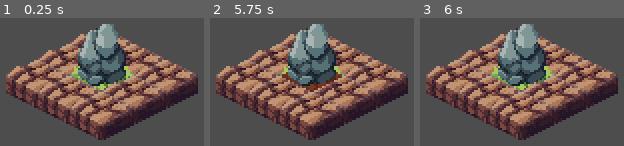
Above: before the commit, frames 1-3 (left to right).
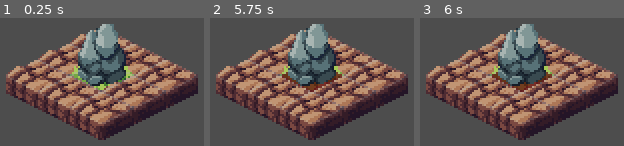
Above: after the commit, the same moments.

Repository: Petiazediter/TurnBasedGame
Game: Godot game, scene res://playground.tscn
The game is run twice, just before and just after one commit, with the same random seed, the same clock (stepped at 60 frames per second) and the same inputs.
Inputs (mouse positions are in pixels of both pictures, inside the frame that each line leads up to):
- Up to frame 1 (0.25 s): no input
- Up to frame 2 (5.75 s): tap Enter at 0.5, 2, 3.5 s; move the mouse to (outside the picture) at 0.52 s; tap Space at 1.25, 2.75, 4.25 s; move the mouse to (outside the picture) at 1.27 s; move the mouse to (outside the picture) at 2.02 s; move the mouse to (outside the picture) at 2.77 s; move the mouse to (outside the picture) at 3.52 s; move the mouse to (outside the picture) at 4.27 s; move the mouse to (312, 79) at 5.02 s
- Up to frame 3 (6 s): move the mouse to (outside the picture) at 5.77 s

Frames 1-2 are identical in both runs. In frame 3, 0.9% of the frame differs, in the area x 35-65%, y 42-58%.

Commit message:
refactor (grid-controller): move input logic

Diff:
--- a/grid-controller/gird_highlighter.gd
+++ b/grid-controller/gird_highlighter.gd
@@ -3,12 +3,13 @@
 
 @onready var grid_map: GridWorldMap = get_parent() as GridWorldMap;
 
-var hovered_cell: MapCell = null;
-
 signal update_cell_drawing;
 
 var SELECTION_COLOR: Color = Color(0.345, 0.196, 0.659, .3);
 var ERROR_COLOR: Color = Color(0.369, 0.035, 0.035, .73);
+
+var highlighted_cells: Array[MapCell] = [];
+var error_highlighted_cells: Array[MapCell] = [];
 
 func _ready() -> void:
 	update_cell_drawing.connect(_on_update_cell_drawing);
@@ -16,30 +17,25 @@
 func _on_update_cell_drawing() -> void:
 	queue_redraw();
 
-func _input(event: InputEvent) -> void:
-	# Check if the player is moving the mouse:
-	var hovered_cell_curr = hovered_cell;
-	if event is InputEventMouseMotion:
-		var mouse_pos = event.position;
-		var cell_coords = grid_map.base_map.local_to_map(mouse_pos);
-		if cell_coords != null:
-			var cell_id = MapCell.generate_unique_id_from_vector2i(cell_coords);
-			var cell = grid_map.get_map_cell_by_id(cell_id);
-			if cell != null:
-				hovered_cell = cell;
+func select_cells(
+	cells: Array[MapCell],
+	error_non_walkable: bool = true,
+	) -> void:
+		self.highlighted_cells.clear();
+		self.error_highlighted_cells.clear();
+		for cell in cells:
+			if cell.is_walkable or !error_non_walkable:
+				self.highlighted_cells.append(cell);
 			else:
-				hovered_cell = null;
-
-	if hovered_cell != hovered_cell_curr:
+				self.error_highlighted_cells.append(cell);
 		update_cell_drawing.emit();
 
 func _draw() -> void:
 	draw_grid();
-	if hovered_cell != null:
-		if hovered_cell.is_walkable:
-			highlight_cell(hovered_cell, SELECTION_COLOR, true);
-		else:
-			highlight_cell(hovered_cell, ERROR_COLOR, true);
+	for cell in highlighted_cells:
+		highlight_cell(cell, SELECTION_COLOR, true);
+	for cell in error_highlighted_cells:
+		highlight_cell(cell, ERROR_COLOR, true);
 
 func get_isometric_cell_points(cell: MapCell, should_connect: bool) -> Array[Vector2]:
 	var tilemap = grid_map.base_map;
--- /dev/null
+++ b/grid-controller/grid_input_controller.gd
@@ -0,0 +1,19 @@
+extends Node
+
+@onready var grid_map: GridWorldMap = get_parent() as GridWorldMap;
+@onready var hovered_cell: MapCell = null;
+@export var selection_controller: GridHighligher;
+
+
+func _input(event: InputEvent) -> void:
+    var hovered_cell_curr = hovered_cell;
+    if event is InputEventMouseMotion:
+        var mouse_pos = event.position
+        var cell_coords = grid_map.base_map.local_to_map(mouse_pos)
+        if cell_coords != null:
+            var cell_id = MapCell.generate_unique_id_from_vector2i(cell_coords)
+            var cell = grid_map.get_map_cell_by_id(cell_id)
+            if cell != null:
+                if cell != hovered_cell_curr:
+                    hovered_cell = cell;
+                    selection_controller.select_cells([cell], true);
--- a/grid-controller/map.tscn
+++ b/grid-controller/map.tscn
@@ -1,8 +1,9 @@
-[gd_scene load_steps=4 format=4 uid="uid://dh3ooan1qdigv"]
+[gd_scene load_steps=5 format=4 uid="uid://dh3ooan1qdigv"]
 
 [ext_resource type="Script" uid="uid://dlmqpmlvy72a8" path="res://grid-controller/map_logic.gd" id="1_ehdvd"]
 [ext_resource type="TileSet" uid="uid://cnpxaq0481ky8" path="res://playground_tileset.tres" id="1_gglxv"]
 [ext_resource type="Script" uid="uid://bmdfphnouq1ot" path="res://grid-controller/gird_highlighter.gd" id="3_5sflb"]
+[ext_resource type="Script" uid="uid://bhc7ruyn2omxk" path="res://grid-controller/grid_input_controller.gd" id="4_wuilt"]
 
 [node name="Map" type="Node2D"]
 script = ExtResource("1_ehdvd")
@@ -26,3 +27,7 @@
 offset_right = 40.0
 offset_bottom = 40.0
 script = ExtResource("3_5sflb")
+
+[node name="GridInputController" type="Node" parent="." node_paths=PackedStringArray("selection_controller")]
+script = ExtResource("4_wuilt")
+selection_controller = NodePath("../GridHighlighter")
Not shown, added: grid-controller/grid_input_controller.gd.uid
